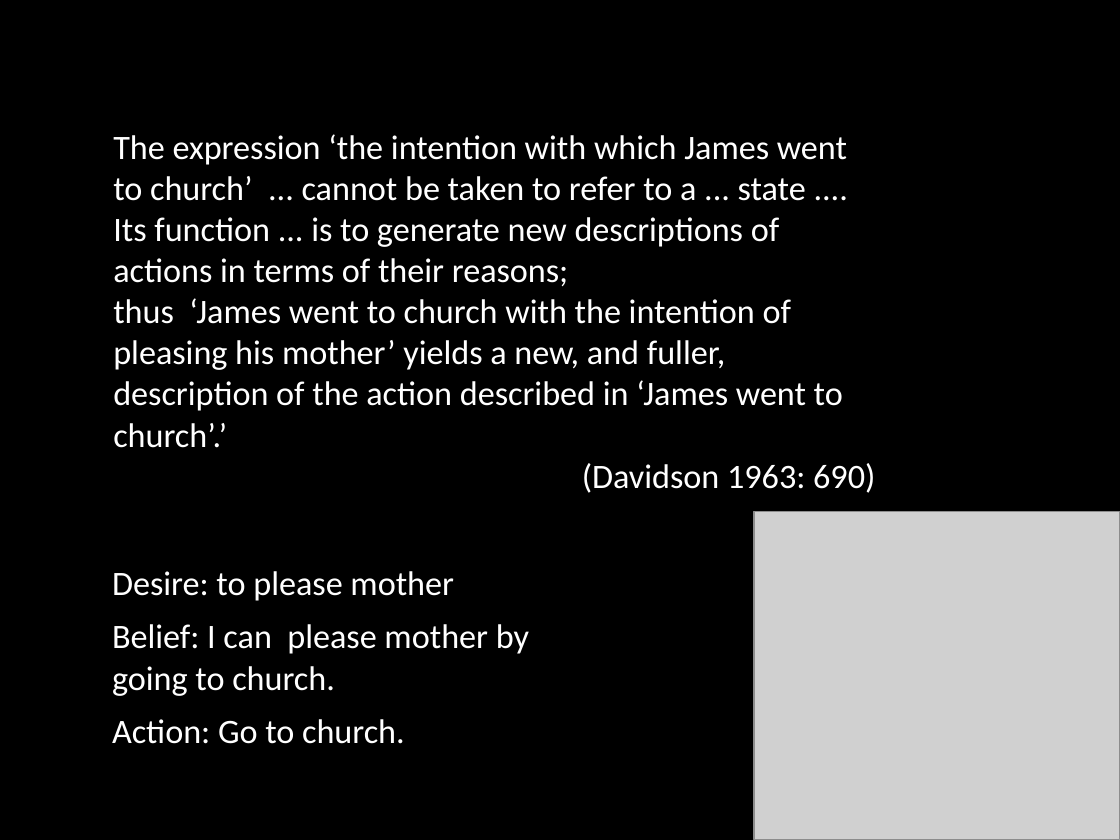
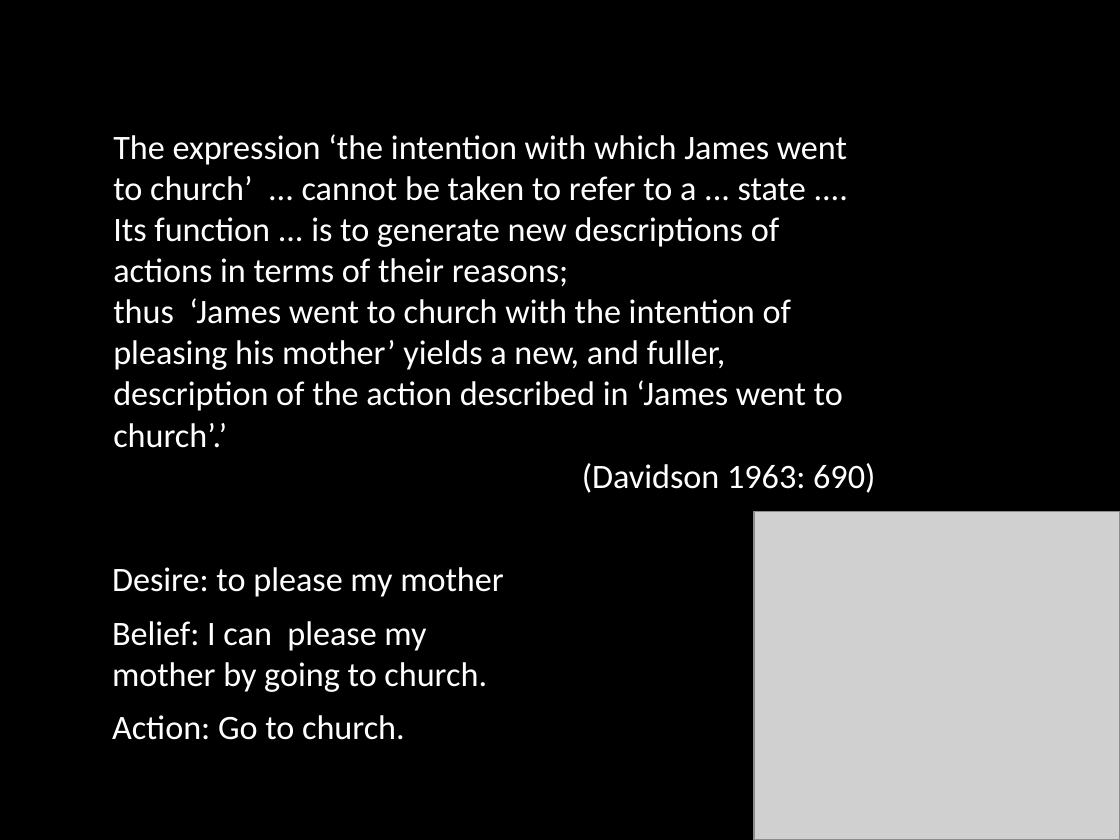
Before and after one commit to butterfill/lecture_mindreading_joint_action_philosophical_tools, a slide deck: slide 11 of lecture05 actions intentions goals/lecture05.ppt.pptx (slide 9 before the commit). Drawn at 1120x840 pixels with LibreOffice and Linux fonts; fonts in the diff are those of the drawing; grey boxes stand for pictures. Boxes give left, top, right and bottom in pixels: in the first picture for what was removed or moved away, otherwise in the second. Text is boxed around its words. In the diff, an @@ line names an element or a change of style, - is before the commit and + after.

```diff
--- a/lecture05 actions intentions goals/lecture05.ppt.pptx
+++ b/lecture05 actions intentions goals/lecture05.ppt.pptx
@@ text at [112, 567, 504, 692]: text changed @@
-Desire: to please mother
-Belief: I can please mother by going to church.
+Desire: to please my mother
+Belief: I can please my mother by going to church.
```
Also in this commit, not shown: 1 other slide changed, 8 slides added, 4 slides removed, 5 other files.
